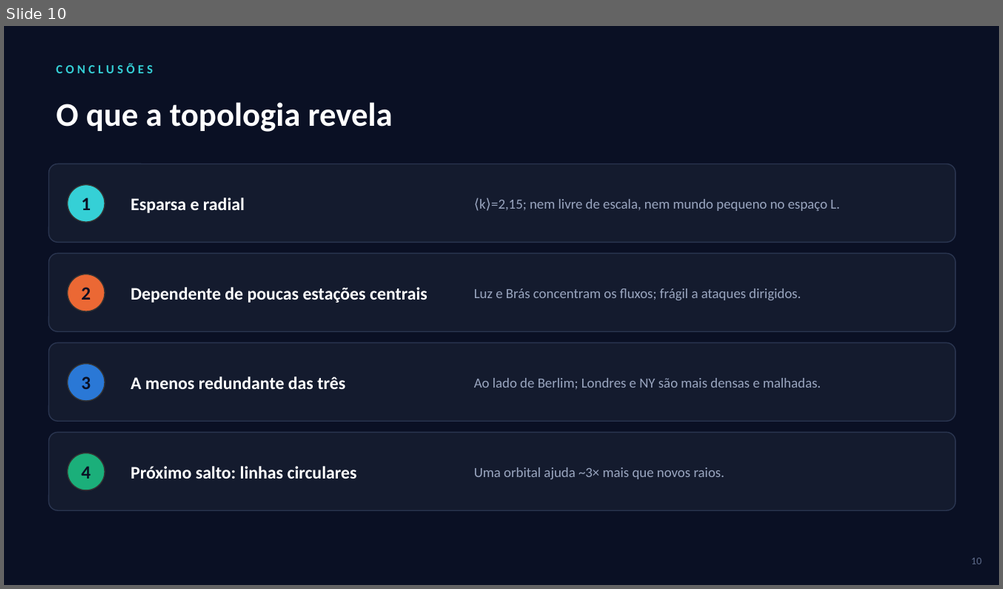
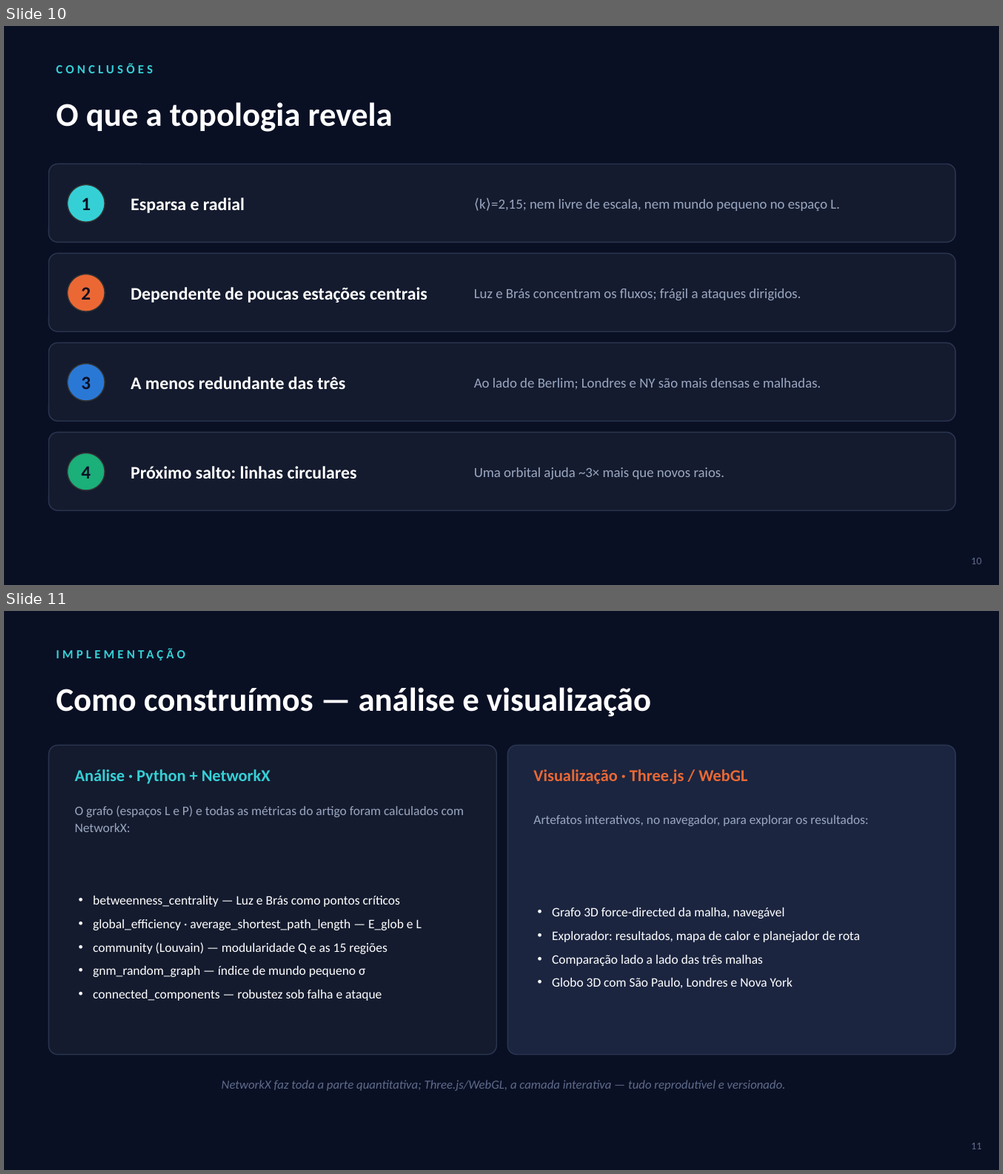
Before and after one commit to VitorCarvalho67/GrafosMetroSP, a slide deck: Seminario_GrafosMetroSP.pptx. Shown one above the other, each under a label of ours: slide 10 before the commit, slides 10 and 11 after it. The pictures are 1003x589 and 1003x1174 pixels, drawn with LibreOffice and Linux fonts; fonts in the diff are those of the drawing. Boxes give left, top, right and bottom in pixels: in the first picture for what was removed or moved away, otherwise in the second. Text is boxed around its words. In the diff, an @@ line names an element or a change of style, - is before the commit and + after.

```diff
--- a/Seminario_GrafosMetroSP.pptx
+++ b/Seminario_GrafosMetroSP.pptx
@@ slide 11 added at box(4, 611, 999, 1170), background #0A1024 @@
@@ text added at box(48, 642, 720, 665), 12 pt, text #35D0D6, bold @@
+IMPLEMENTAÇÃO
@@ text added at box(56, 687, 651, 717), 32 pt, text #FFFFFF, bold @@
+Como construímos — análise e visualização
@@ rounded rectangle added at box(48, 745, 496, 1055), fill #141B2E, outline #2A3550 1 pt @@
@@ rounded rectangle added at box(508, 745, 956, 1055), fill #1B2540, outline #2A3550 1 pt @@
@@ text added at box(75, 769, 270, 784), 16 pt, text #35D0D6, bold @@
+Análise · Python + NetworkX
@@ text added at box(533, 769, 747, 784), 16 pt, text #EB6834, bold @@
+Visualização · Three.js / WebGL
@@ text added at box(75, 806, 464, 832), 12.5 pt, text #9AA6C0 @@
+O grafo (espaços L e P) e todas as métricas do artigo foram calculados com NetworkX:
@@ text added at box(533, 815, 868, 826), 12.5 pt, text #9AA6C0 @@
+Artefatos interativos, no navegador, para explorar os resultados:
@@ text added at box(93, 896, 421, 1001), 12.5 pt, text #FFFFFF @@
+• betweenness_centrality — Luz e Brás como pontos críticos
+• global_efficiency · average_shortest_path_length — E_glob e L
+• community (Louvain) — modularidade Q e as 15 regiões
+• gnm_random_graph — índice de mundo pequeno σ
+• connected_components — robustez sob falha e ataque
@@ text added at box(552, 908, 859, 988), 12.5 pt, text #FFFFFF @@
+• Grafo 3D force-directed da malha, navegável
+• Explorador: resultados, mapa de calor e planejador de rota
+• Comparação lado a lado das três malhas
+• Globo 3D com São Paulo, Londres e Nova York
@@ text added at box(222, 1080, 785, 1091), 12 pt, text #5E6B8A, italic @@
+NetworkX faz toda a parte quantitativa; Three.js/WebGL, a camada interativa — tudo reprodutível e versionado.
@@ text added at box(970, 1143, 981, 1150), 10 pt, text #5E6B8A @@
+11
```
Also in this commit, not shown: 1 slide changed, 3 other files.
